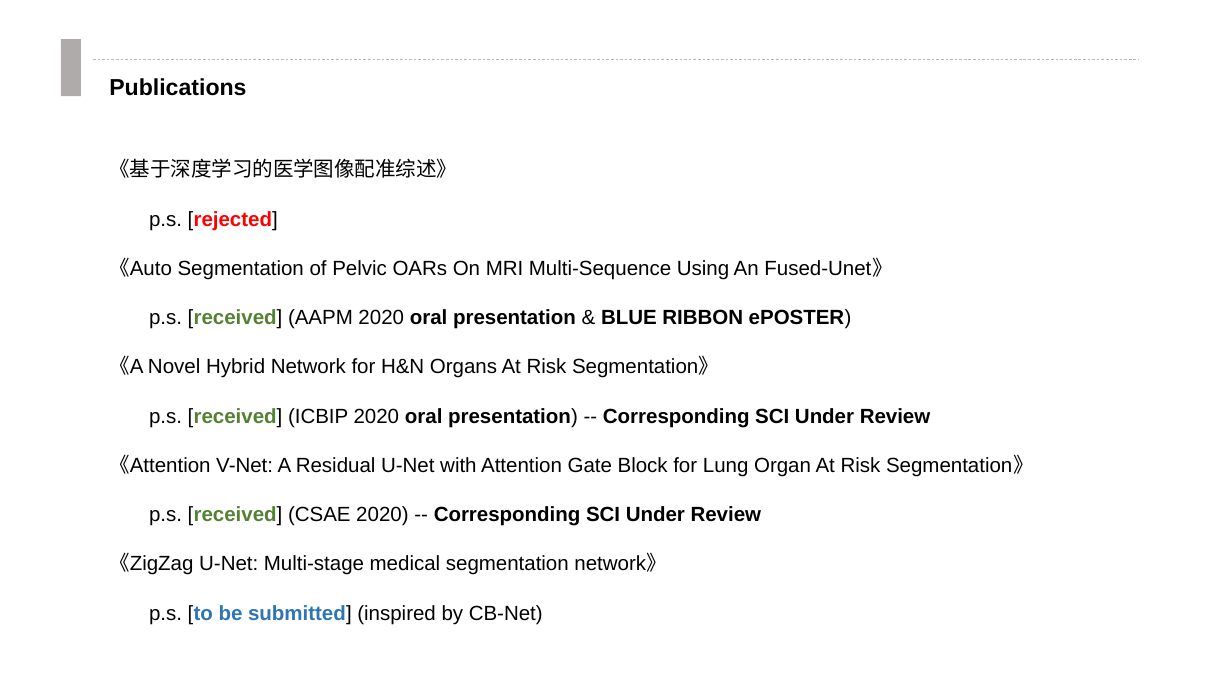
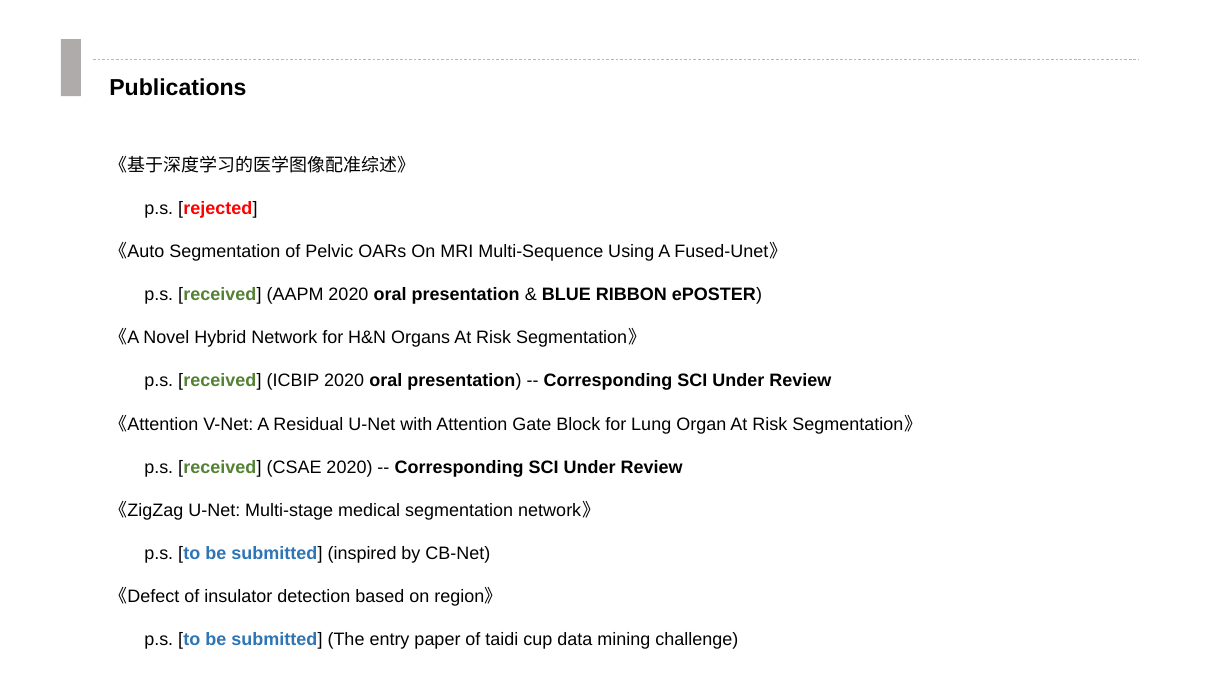
Before and after one commit to clownrat6/VectorNet, a slide deck: slide 4 of material/presentation.pptx. Drawn at 1232x693 pixels with LibreOffice and Linux fonts; fonts in the diff are those of the drawing. Boxes give left, top, right and bottom in pixels: in the first picture for what was removed or moved away, otherwise in the second. Text is boxed around its words. In the diff, an @@ line names an element or a change of style, - is before the commit and + after.

```diff
--- a/material/presentation.pptx
+++ b/material/presentation.pptx
@@ text at [109,156,922,563]: size 16 to 14 pt in "《基于深度学习的医学图像配准综述》", "p.s. [rejected]", "p.s. [received] (AAPM 2020 oral presentation & ...", "《A Novel Hybrid Network for H&N Organs ..." and 5 more places @@
@@ text at [109,242,787,261]: text changed; size 16 to 14 pt @@
-《Auto Segmentation of Pelvic OARs On MRI Multi-Sequence Using An Fused-Unet》
+《Auto Segmentation of Pelvic OARs On MRI Multi-Sequence Using A Fused-Unet》
@@ text at [109,587,738,649]: paragraphs added @@
+《Defect of insulator detection based on region》
+p.s. [to be submitted] (The entry paper of taidi cup data mining challenge)
```
Also in this commit, not shown: 5 other slides changed, 1 slide added, 1 other file.
